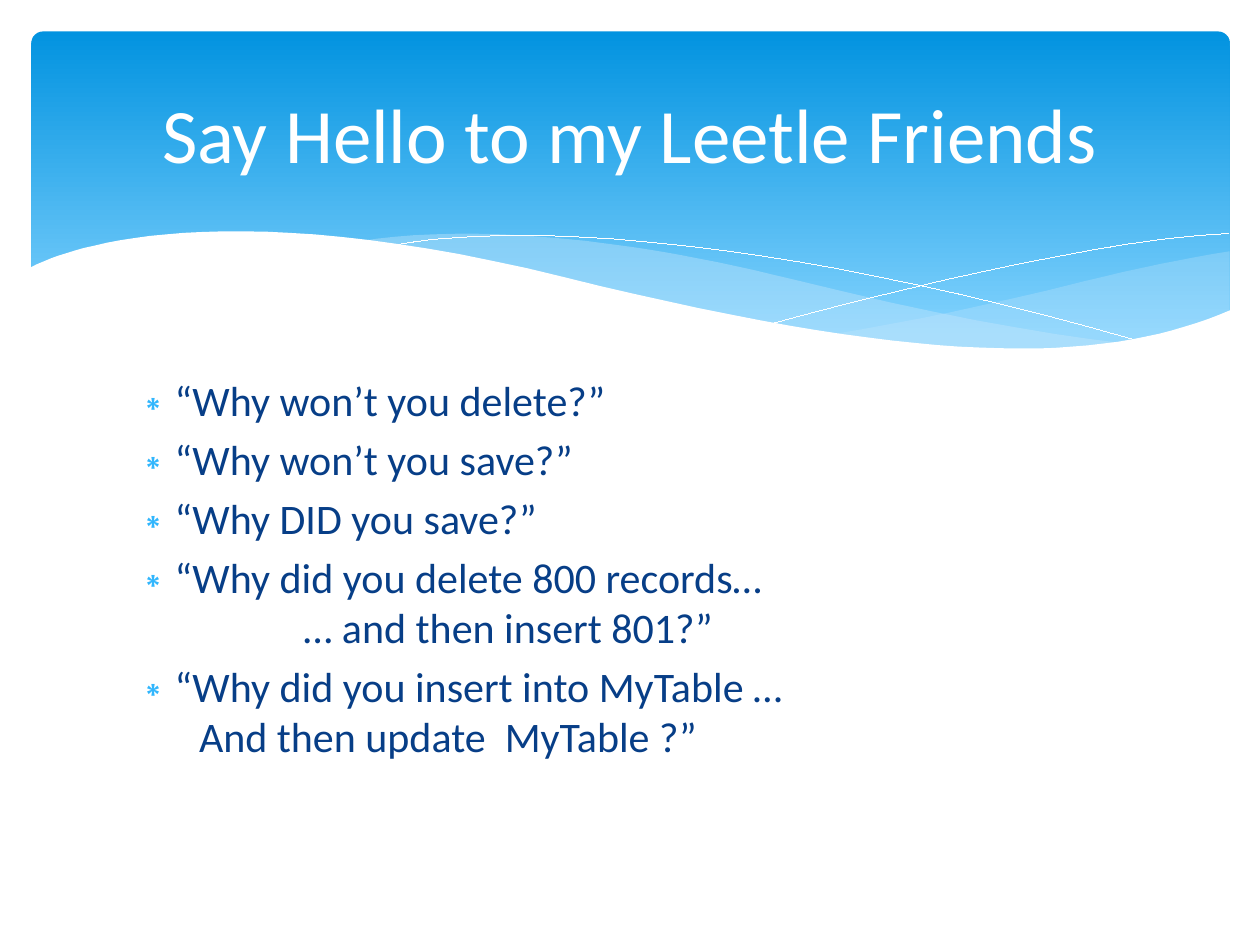
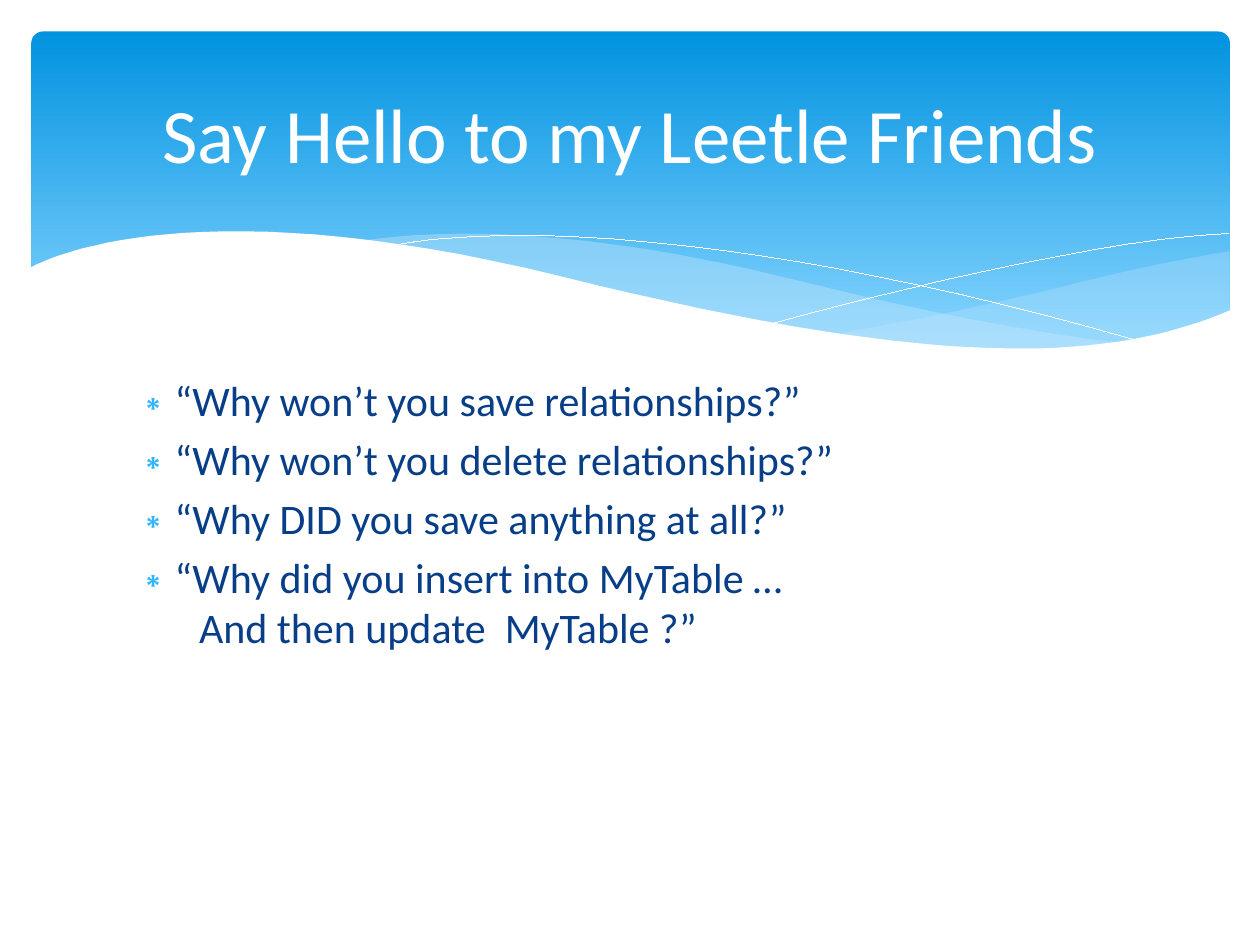
Before and after one commit to marcesher/mxunit-cfmeetups, a slide deck: slide 8 of CFObjective_ORMZen/preso/orm_zen.ppt.pptx. Drawn at 1260x945 pixels with LibreOffice and Linux fonts; fonts in the diff are those of the drawing. Boxes give left, top, right and bottom in pixels: in the first picture for what was removed or moved away, otherwise in the second. Text is boxed around its words. In the diff, an @@ line names an element or a change of style, - is before the commit and + after.

```diff
--- a/CFObjective_ORMZen/preso/orm_zen.ppt.pptx
+++ b/CFObjective_ORMZen/preso/orm_zen.ppt.pptx
@@ text at [175, 386, 833, 542]: text changed @@
-∗ “Why won’t you delete?”
-∗ “Why won’t you save?”
-∗ “Why DID you save?”
-∗ “Why did you delete 800 records…
-  … and then insert 801?”
+∗ “Why won’t you save relationships?”
+∗ “Why won’t you delete relationships?”
+∗ “Why DID you save anything at all?”
```
Also in this commit, not shown: 13 other slides changed, 1 slide added.
